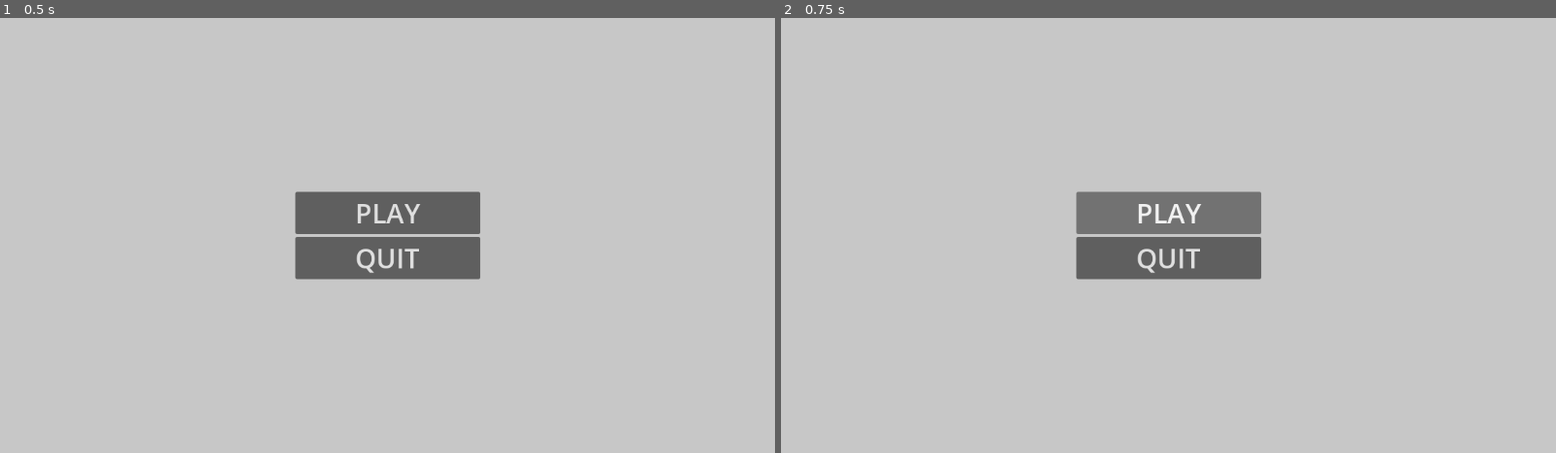
Above: before the commit, frames 1-2 (left to right).
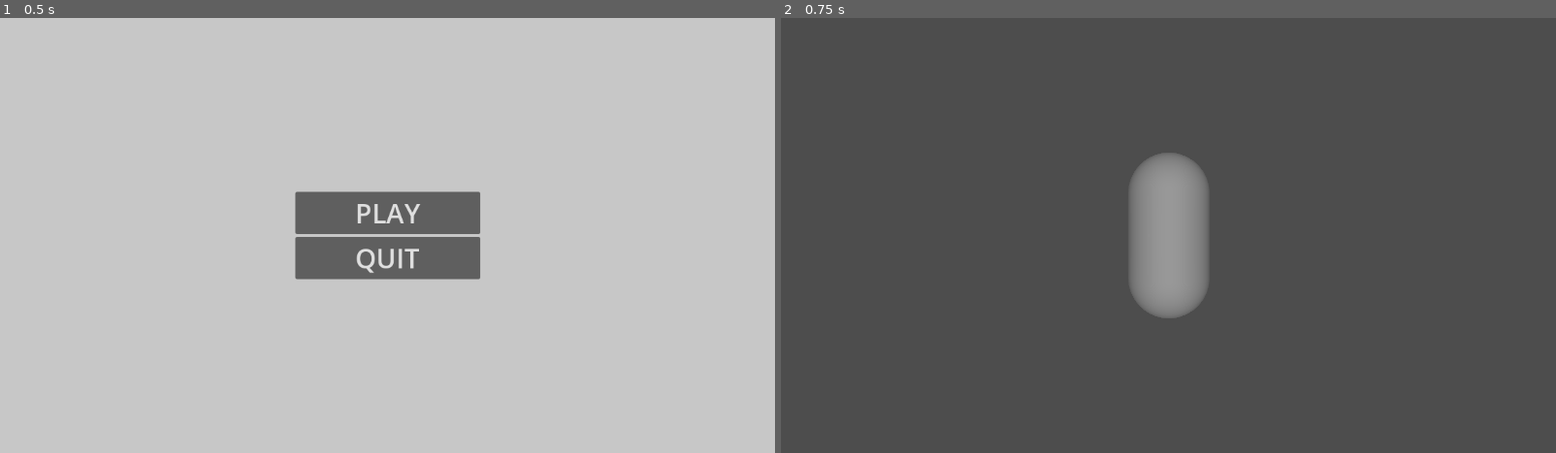
Above: after the commit, the same moments.

Repository: piperinnshall/cgra359-technology-demonstration
Game: Godot game, scene res://src/scenes/main.tscn
The game is run twice, just before and just after one commit, with the same random seed, the same clock (stepped at 60 frames per second) and the same inputs.
Inputs:
- Up to frame 1 (0.5 s): no input
- Up to frame 2 (0.75 s): click "PLAY" at 0.5 s

Frame 1 is identical in both runs. In frame 2, 98% of the frame differs, in the area x 0-100%, y 0-100%.

Commit message:
chore: Create Scene Coordinator

Diff:
--- a/src/scripts/coordinators/game_coordinator.gd
+++ b/src/scripts/coordinators/game_coordinator.gd
@@ -8,5 +8,8 @@
 func setup(scene_coordinator: SceneCoordinator):
     _scene_coordinator = scene_coordinator
 
+func play():
+    _scene_coordinator.change_scene(START_LEVEL)
+
 func quit():
     get_tree().quit()
--- a/src/scripts/coordinators/scene_coordinator.gd
+++ b/src/scripts/coordinators/scene_coordinator.gd
@@ -12,7 +12,6 @@
 func _process(_delta: float) -> void:
     if _loading_path == "":
         return
-
     match ResourceLoader.load_threaded_get_status(_loading_path):
         ResourceLoader.THREAD_LOAD_LOADED:
             var packed_scene: PackedScene = ResourceLoader.load_threaded_get(_loading_path)
@@ -29,7 +28,6 @@
 func _change(packed_scene: PackedScene) -> void:
     if _current_scene:
         _current_scene.queue_free()
-
     var instance := packed_scene.instantiate()
     get_tree().root.add_child(instance)
     _current_scene = instance
--- a/src/scripts/coordinators/ui_coordinator.gd
+++ b/src/scripts/coordinators/ui_coordinator.gd
@@ -23,17 +23,23 @@
     _main_menu.quit_pressed.connect(_on_quit_pressed)
     _change(State.MAIN_MENU)
 
+
 func _change(new_state: State):
     if _state == new_state:
         return
-    if _state != State.NONE:
-        _ui[_state].hide()
-
+    _hide()
     _ui[new_state].show()
     _state = new_state
 
+func _hide():
+    if _state == State.NONE:
+        return
+    _ui[_state].hide()
+
 func _on_play_pressed():
-    pass
+    _hide()
+    _state = State.NONE
+    _game_coordinator.play()
 
 func _on_quit_pressed():
     _game_coordinator.quit()
